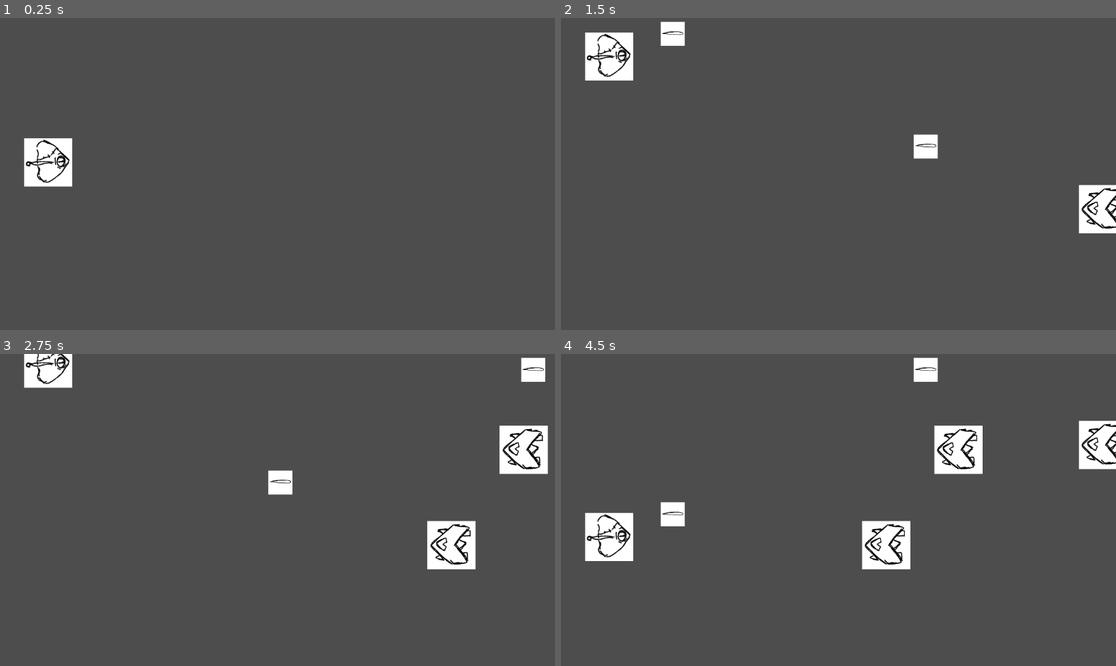
Above: before the commit, frames 1-4 (two rows, left to right).
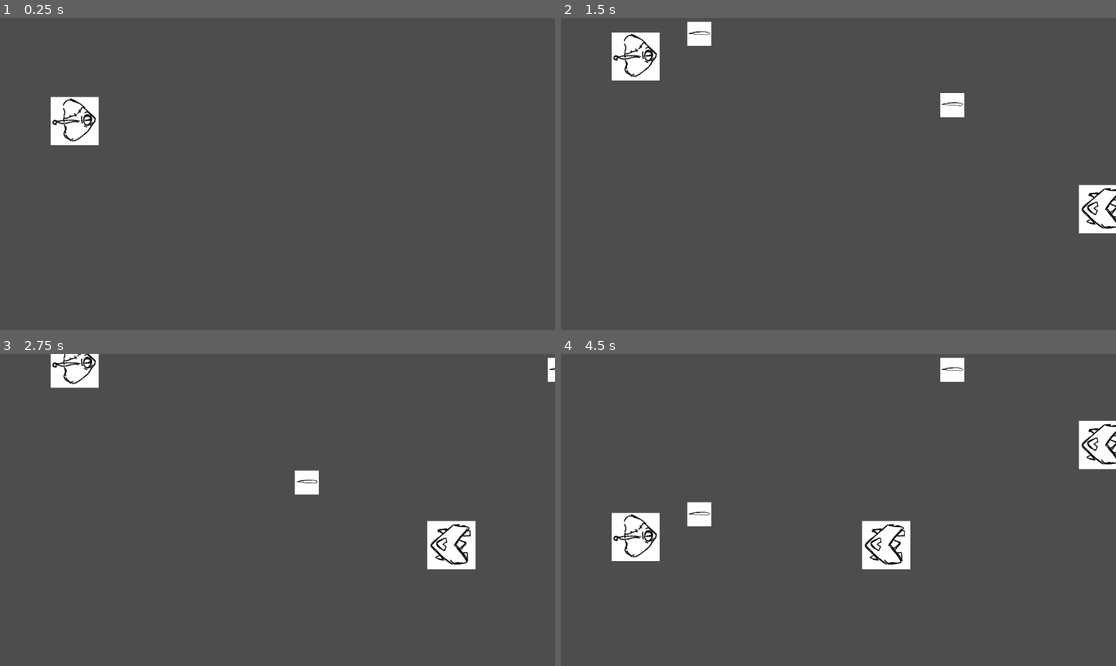
Above: after the commit, the same moments.

Repository: Winnie-Udel/father-where-are-you
Game: Godot game, scene res://scenes/main.tscn
The game is run twice, just before and just after one commit, with the same random seed, the same clock (stepped at 60 frames per second) and the same inputs.
Inputs:
- Up to frame 1 (0.25 s): no input
- Up to frame 2 (1.5 s): tap Enter at 0.5 s; hold Up (move_up) 0.53-1.28 s; tap Space (attack) at 0.6, 1.35 s; hold Down (move_down) from 1.28 s (still down)
- Up to frame 3 (2.75 s): release Down (move_down) at 2.03 s; hold Up (move_up) from 2.03 s (still down); tap Space (attack) at 2.1 s
- Up to frame 4 (4.5 s): tap Space (attack) at 2.85, 3.6, 4.35 s; release Up (move_up) at 3.53 s; hold Down (move_down) from 3.53 s (still down)

The runs differ from the first frame. In frame 1, 2.5% of the frame differs, in the area x 4-18%, y 25-55%; in frame 2, 3.0%; in frame 3, 3.6%; in frame 4, 4.3%, in the area x 4-76%, y 1-67%.

Commit message:
Update main.tscn

Diff:
--- a/scenes/main.tscn
+++ b/scenes/main.tscn
@@ -9,7 +9,7 @@
 enemy_scenes = Array[PackedScene]([ExtResource("3_rqtmn")])
 
 [node name="Player" parent="." instance=ExtResource("1_xkqly")]
-position = Vector2(100, 300)
+position = Vector2(155, 214)
 
 [node name="LaserContainer" type="Node2D" parent="."]
 
